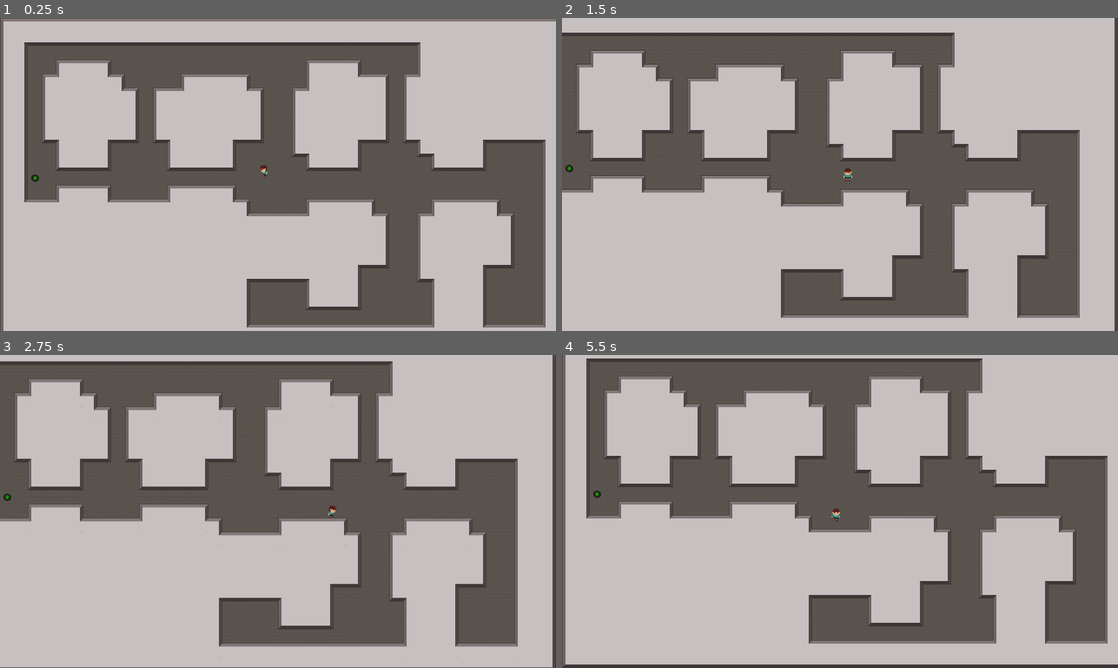
Above: before the commit, frames 1-4 (two rows, left to right).
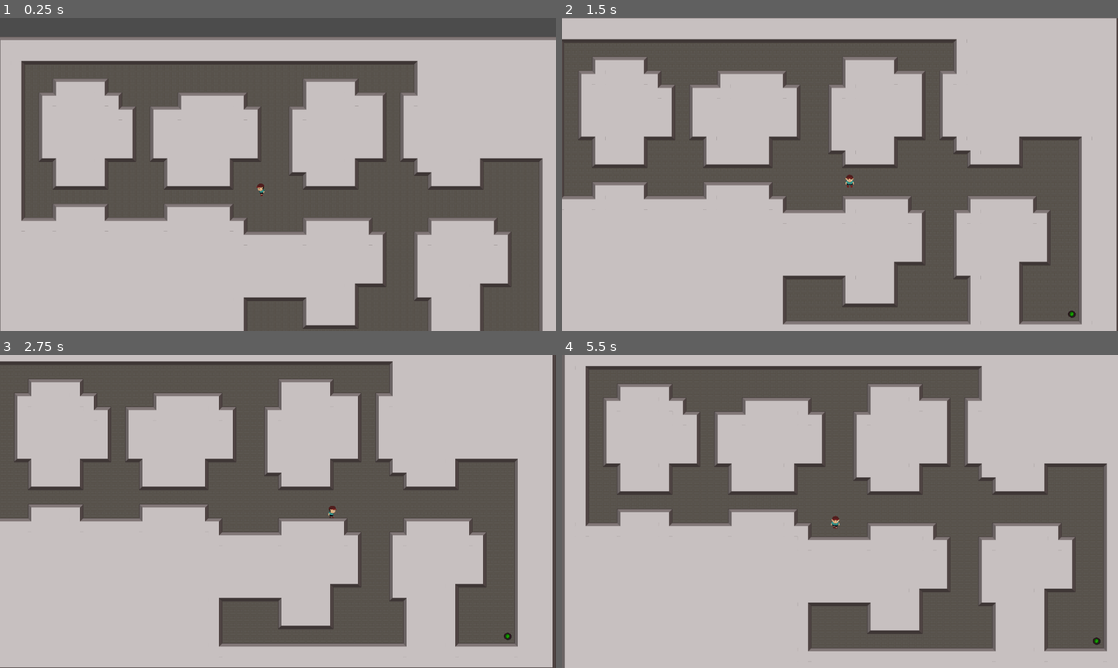
Above: after the commit, the same moments.

Repository: keklingaiu/B453-project
Game: Godot game, scene res://Game.tscn
Two runs of this game, one before a commit and one after it. Both use one fixed random seed, a clock stepped at 60 frames per second and the inputs below.
Inputs:
- Up to frame 1 (0.25 s): no input
- Up to frame 2 (1.5 s): hold D (right) 0.53-1.28 s; hold S (down) from 1.28 s (still down)
- Up to frame 3 (2.75 s): release S (down) at 2.03 s; hold D (right) from 2.03 s (still down)
- Up to frame 4 (5.5 s): release D (right) at 2.78 s; hold W (up) 2.78-3.53 s; hold A (left) 3.53-5.03 s; tap Enter at 4.25 s; hold S (down) from 5.03 s (still down)

The runs differ from the first frame. In frame 1, 32% of the frame differs, in the area x 0-100%, y 0-100%; in frame 2, 14%; in frame 3, less than 0.1%; in frame 4, 14%.

Commit message:
Exitbutton now sends player to next level

Diff:
--- a/Castle Clash/Player/Player.tscn
+++ b/Castle Clash/Player/Player.tscn
@@ -211,7 +211,7 @@
 texture = ExtResource( 1 )
 vframes = 10
 hframes = 10
-frame = 70
+frame = 60
 
 [node name="CollisionShape2D" type="CollisionShape2D" parent="."]
 position = Vector2( -0.0561523, 19.4063 )
@@ -243,3 +243,4 @@
 limit_right = 1312
 limit_bottom = 736
 limit_smoothed = true
+smoothing_enabled = true
--- a/Castle Clash/Scripts/Game.gd
+++ b/Castle Clash/Scripts/Game.gd
@@ -20,14 +20,15 @@
 	var levelWalker = LevelWalker.new(Vector2(18, 10), borders)
 	var level = levelWalker.walk(stepsToWalk)
 
+	var exit = Exit.instance()
+	add_child(exit)
+	exit.position = levelWalker.grab_last_room().position * 32
+	exit.connect("enter_next_lvl", self, "reload_level")
+
 	var player = Player.instance()
 	add_child(player)
 	player.position = level.front() * 32
 
-	var exit = Exit.instance()
-	add_child(exit)
-	exit.position = levelWalker.rooms.back().position * 32
-	exit.connect("enter_next_lvl", self, "reload_level")
 
 	levelWalker.queue_free()
 	for location in level:
